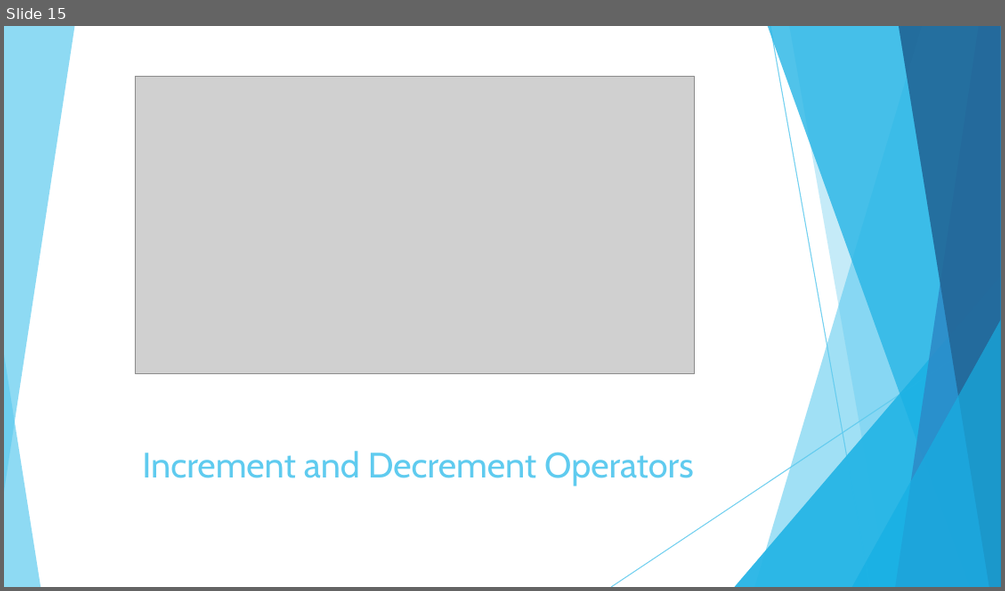
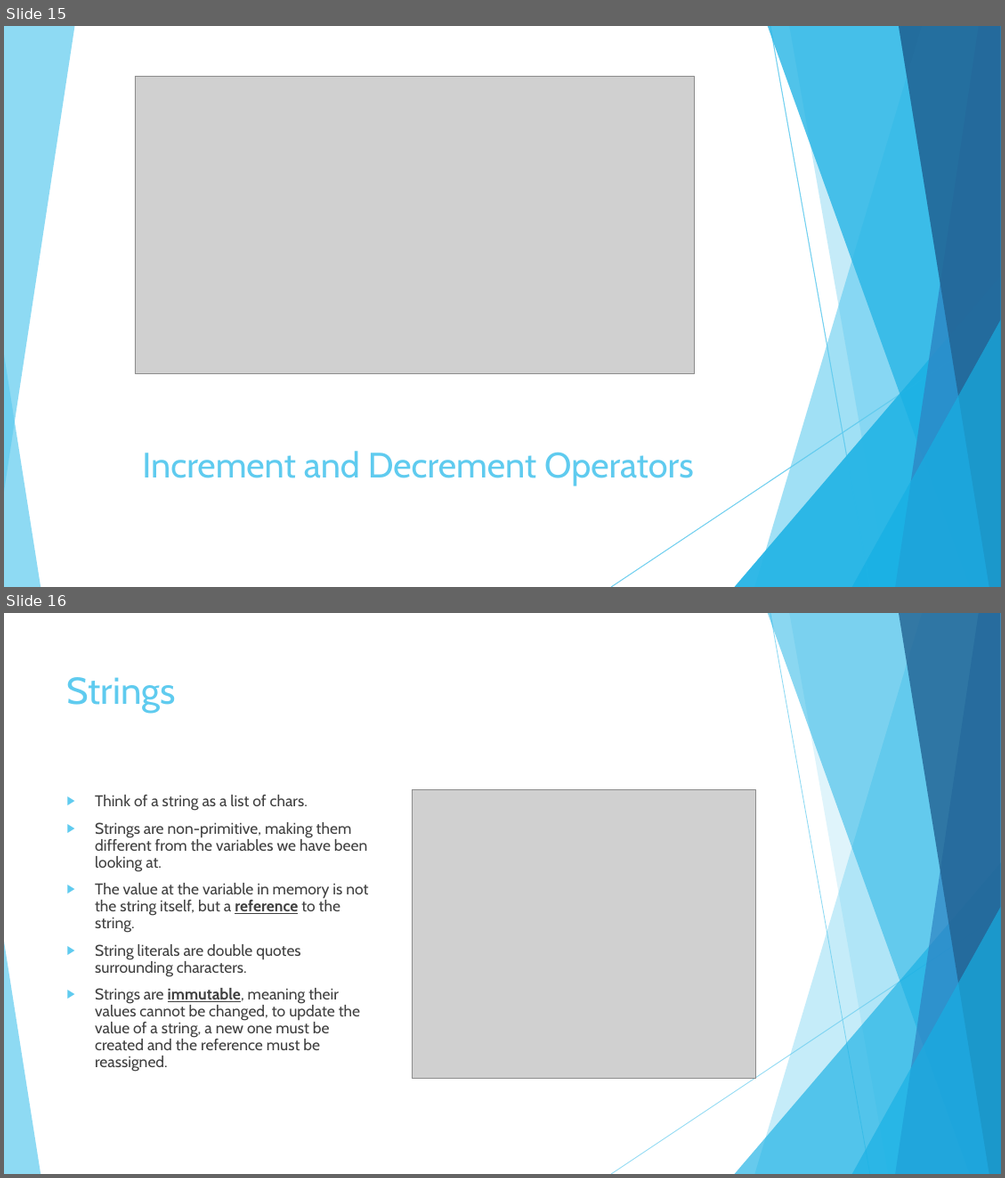
Before and after one commit to JoseRivas1998/Java-Game-Development-For-Absolute-Beginners, a slide deck: Slides/Lesson1.2.pptx. Shown one above the other, each under a label of ours: slide 15 before the commit, slides 15 and 16 after it. The pictures are 1005x591 and 1005x1178 pixels, drawn with LibreOffice and Linux fonts; fonts in the diff are those of the drawing; grey boxes stand for pictures. Boxes give left, top, right and bottom in pixels: in the first picture for what was removed or moved away, otherwise in the second. Text is boxed around its words. In the diff, an @@ line names an element or a change of style, - is before the commit and + after.

```diff
--- a/Slides/Lesson1.2.pptx
+++ b/Slides/Lesson1.2.pptx
@@ slide 16 added at (4, 613, 1001, 1174), background #FFFFFF; not listed: 10 template elements that a slide beside it also shows @@
@@ title added at (67, 677, 176, 713), 36 pt, text #5FCBEF @@
+Strings
@@ text added at (95, 795, 368, 1071), 15 pt, text #404040 @@
+▶ Think of a string as a list of chars.
+▶ Strings are non-primitive, making them different from the variables we have been looking at.
+▶ The value at the variable in memory is not the string itself, but a reference to the string.
+▶ String literals are double quotes surrounding characters.
+▶ Strings are immutable, meaning their values cannot be changed, to update the value of a string, a new one must be created and the reference must be reassigned.
@@ picture added at (412, 789, 755, 1078) @@
```
Also in this commit, not shown: 1 other slide added, 1 other file.
